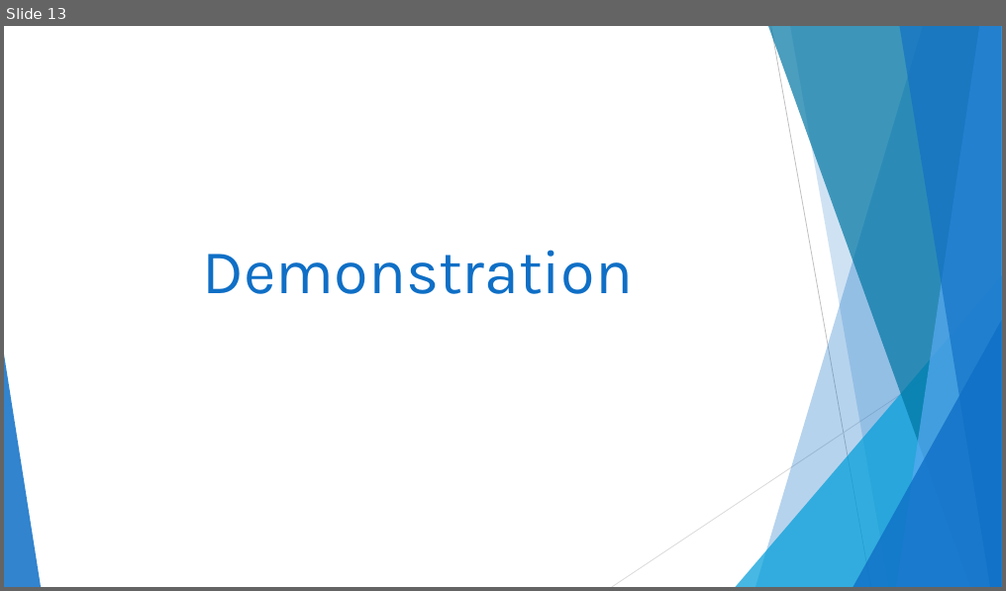
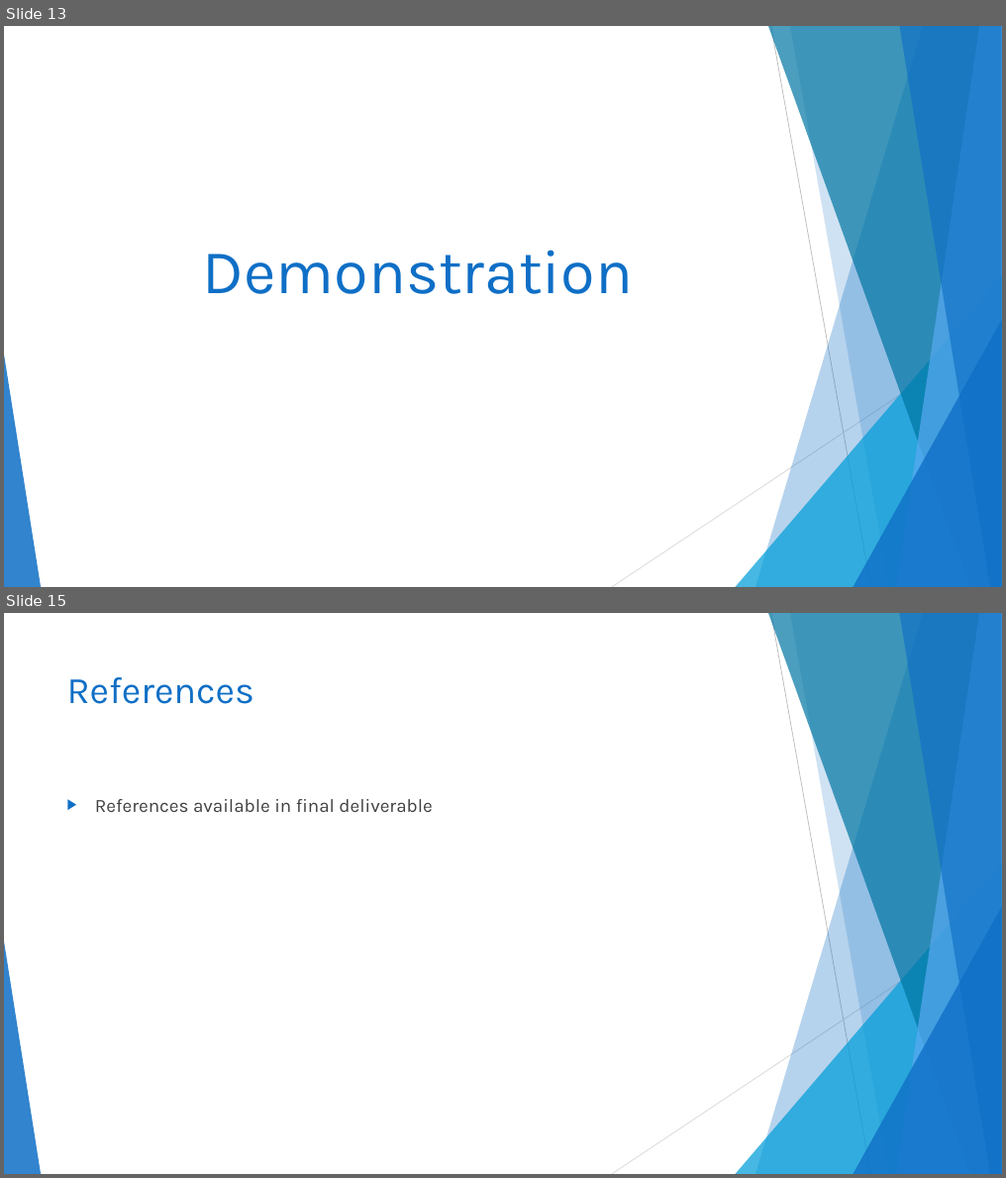
Before and after one commit to tlcayton2/LordsofChaos, a slide deck: Presentation.pptx. Shown one above the other, each under a label of ours: slide 13 before the commit, slides 13 and 15 after it; the slides between them are not shown. The pictures are 1006x591 and 1006x1178 pixels, drawn with LibreOffice and Linux fonts; fonts in the diff are those of the drawing. Boxes give left, top, right and bottom in pixels: in the first picture for what was removed or moved away, otherwise in the second. Text is boxed around its words. In the diff, an @@ line names an element or a change of style, - is before the commit and + after.

Commit message:
More Presentation Changes

```diff
--- a/Presentation.pptx
+++ b/Presentation.pptx
@@ slide 15 added at (4,613,1002,1174), background #FFFFFF; not listed: 10 template elements that a slide beside it also shows @@
@@ title added at (67,677,254,704), 36 pt, text #0F6FC6 @@
+References
@@ text added at (95,799,432,812), 18 pt, text #404040 @@
+▶ References available in final deliverable
```
Also in this commit, not shown: 1 slide changed.
